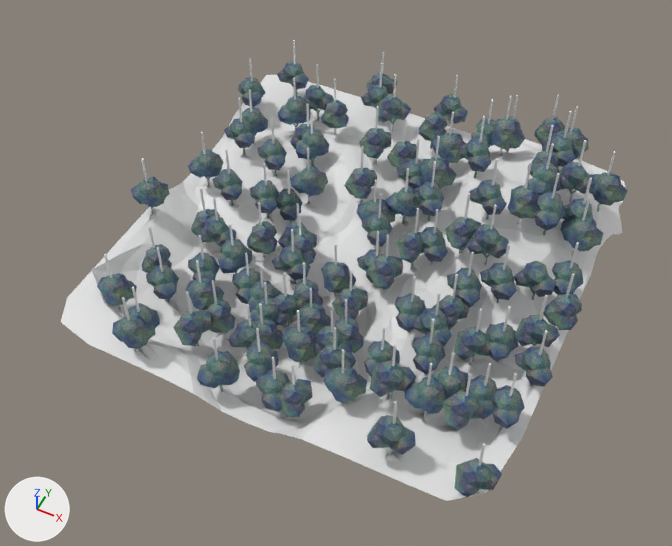
Two versions of the FBX model robbierun/assets/fbx/environment.fbx, one commit apart.
One viewpoint serves both versions: a 50 mm lens placed at (62.9, -151.9, 173.7), pointed at (-6.2, -13.8, 1.2). The axes (+X, +Y, +Z) are drawn at lower left. The lights are the same throughout. Where no turn or scale is listed for an object, it has been applied to the vertices. Vertices at the same position are counted once.

In view in the first picture: 'environment:proxy', 'tree-blue.018', 'tree-blue.034', 'tree-blue.038', 'tree-blue.047', 'tree-pink.003', 'tree-white.020', 'tree-white.027', 'tree-white.029', 'tree-white.034', 'tree-white.035', 'tree-white.036'.
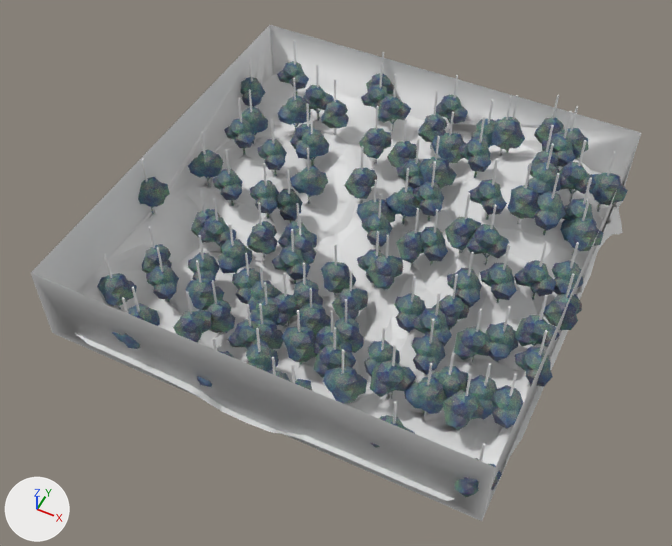
Where the newer file only moved an object's origin or applied its transform, the numbers keep the older frame.

Where the change shows, as pixel boxes (x1, y1, x2, y2) in the pictures (672 x 546 px):
'environment:proxy', reshaped (8% wider, 8% taller)
    before: (61, 40, 627, 501)
    after: (31, 25, 641, 521)
part 1 of me_cylinder_001, added
    after: (31, 25, 641, 521)
part 2 of me_cylinder_001, added
    after: (426, 90, 438, 153)

Edits to the bpy script that builds the scene:
```text
Change me_cylinder_001:
    used by ob_environment_proxy; location = (-19.8, -26.5, -0.7)
    remove me_cylinder_001.from_pydata(...)  # 2464 vertices, 2082 faces; spans x -42.7..73.5, y -32.8..80.8, z -10.8..32.9
    add me_cylinder_001.from_pydata(...)  # 2605 vertices, 2210 faces; spans x -42.7..73.5, y -32.8..80.8, z -10.8..32.9
    me_cylinder_001 part 1: 131 vertices added at x -41.2..69.3, y -31.1..78.7, z -3.6..24.6
    me_cylinder_001 part 2: 10 vertices added at x 17.7..18.2, y 62.6..63.1, z 5.4..25.2
```
